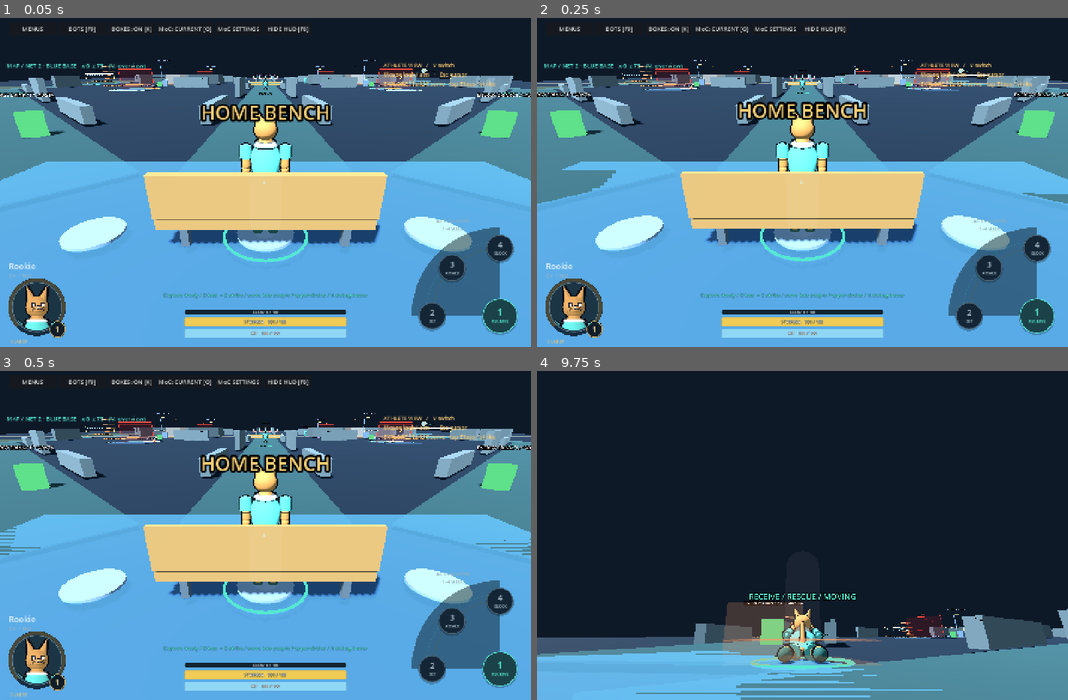
Above: before the commit, frames 1-4 (two rows, left to right).
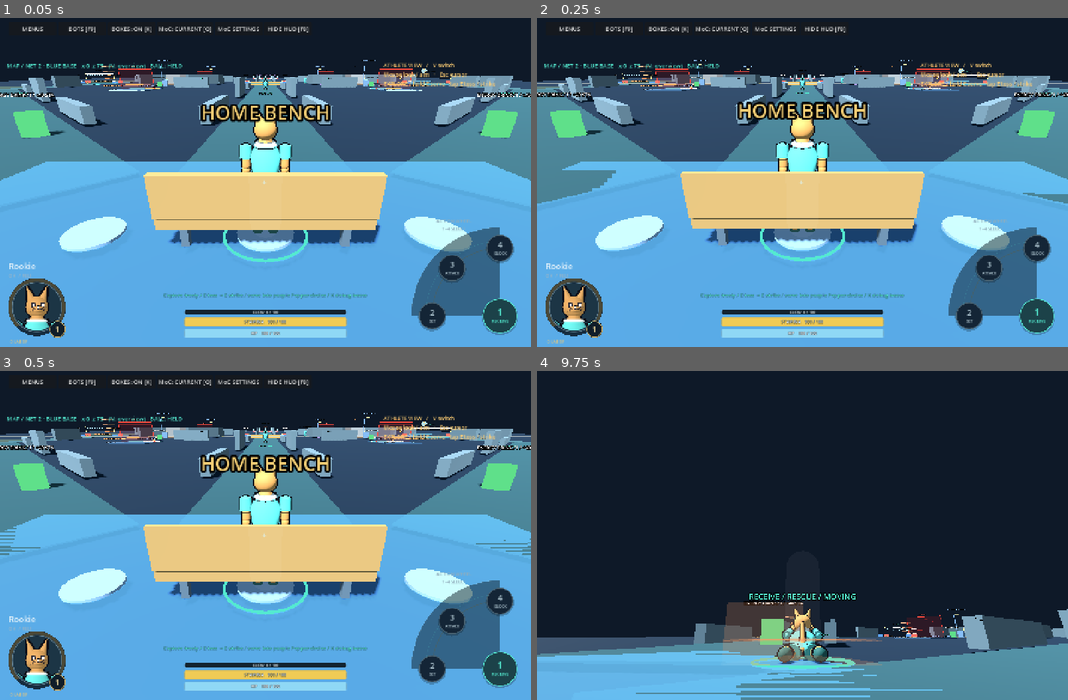
Above: after the commit, the same moments.

Repository: iracarranza/volley-world-battle-lines
Game: Godot game, scene res://map_graybox.tscn
Two runs of this game, one before a commit and one after it. Both use one fixed random seed, a clock stepped at 60 frames per second and the inputs below. This scene is started directly instead of the project's main scene.
Inputs (mouse positions are in pixels of both pictures, inside the frame that each line leads up to):
- Up to frame 1 (0.05 s): no input
- Up to frame 2 (0.25 s): no input
- Up to frame 3 (0.5 s): no input
- Up to frame 4 (9.75 s): click "BOTS [F9]" at 0.5 s; click "DISMISS BOT" at 1.25 s; click "SUMMON NEW BOT" at 2 s; click "SUMMON NEW BOT" at 2.75 s; click "BOXES: ON [K]" at 3.5 s; click "BOXES: OFF [K]" at 4.25 s; click "MoC: CURRENT [O]" at 5 s; click "MoC: TUNED [O]" at 5.75 s; click "MoC: OFF [O]" at 6.5 s; click "MoC: STEERING [O]" at 7.25 s; click "HIDE HUD [F8]" at 8 s; tap Enter at 8.75 s; move the mouse to (829, 532) at 8.77 s; hold W from 8.78 s (still down); tap I at 8.85 s; click (829, 532) at 8.92 s; tap Space at 9.02 s; tap E at 9.05, 9.6 s; move the mouse to (775, 535) at 9.52 s; click (775, 535) at 9.67 s

The runs differ from the first frame. In frame 1, 0.1% of the frame differs, in the area x 15-85%, y 13-20%; in frame 2, 0.1%; in frame 3, 0.1%; in frame 4, less than 0.1%.

Commit message:
Add the map ball economy: held balls, charged Toss, ground balls and net carts
A Toss needs a held ball (one at a time); holding E charges the toss and release tosses. An
unstruck tossed ball lands as a loose ball anyone can take with I for five seconds. Twelve net
carts (two per team per lane Net) hold five balls, refill on a fixed three-minute clock, and
return a ball an opponent wastes. The practice lab keeps endless serves; the map turns the
economy on.

Co-Authored-By: Claude Sonnet 5.5 <noreply@anthropic.com>

Diff:
--- /dev/null
+++ b/scripts/ball_carts.gd
@@ -0,0 +1,144 @@
+extends Node3D
+## Net ball carts: two per team per lane Net, one beside each antenna on that team's side, 12 in all. Each holds up to five balls and is refilled
+## on a fixed clock that ignores whether it was emptied; the hovering ring fills as the next refill approaches. Players take one ball per use
+## (anyone may take from any cart) and cannot put balls back. A team whose carts at a Net are both empty leaves that Net open to be scored on.
+const Layout := preload("res://scripts/map_layout.gd")
+const CAPACITY := 5
+const REFILL_SECONDS := 180.0
+const REACH := 2.2
+const SIDE_OFFSET := 1.1 # metres outside the antenna
+const ENDS_Z := 1.6      # metres from the Net line, on the team's own side
+var lab: Node3D
+var carts: Array[Dictionary] = []
+var clock := 0.0
+var _redraw := 0.0
+
+func setup(host: Node3D) -> void:
+	lab = host
+	for lane in Layout.lane_ids():
+		var net: Dictionary = Layout.net_by_id(lane)
+		for team in ["blue", "red"]:
+			var z := ENDS_Z if team == "blue" else -ENDS_Z
+			for side in [-1.0, 1.0]:
+				var x: float = float(net.position.x) + side * (float(net.width) * 0.5 + SIDE_OFFSET)
+				_add(lane, team, Vector3(x, 0.0, z))
+	tick(0.0)
+
+func _add(lane: String, team: String, at: Vector3) -> void:
+	var root := Node3D.new()
+	root.position = at
+	add_child(root)
+	var colour := Color("5fa8ff") if team == "blue" else Color("ff7a6e")
+	var body := MeshInstance3D.new()
+	var box := BoxMesh.new()
+	box.size = Vector3(1.2, 0.5, 0.8)
+	body.mesh = box
+	body.position.y = 0.45
+	body.material_override = lab.world_builder.material(colour, true)
+	root.add_child(body)
+	var balls_root := Node3D.new()
+	root.add_child(balls_root)
+	for slot in range(CAPACITY):
+		var ball := MeshInstance3D.new()
+		var sphere := SphereMesh.new()
+		sphere.radius = 0.12
+		sphere.height = 0.24
+		ball.mesh = sphere
+		ball.position = Vector3(-0.42 + 0.21 * slot, 0.84, 0.0)
+		ball.material_override = lab.world_builder.material(Color("f5f0dc"), true)
+		balls_root.add_child(ball)
+	var ring := MeshInstance3D.new()
+	ring.mesh = ImmediateMesh.new()
+	ring.position.y = 1.7
+	ring.material_override = lab.world_builder.material(colour, true)
+	root.add_child(ring)
+	var label := Label3D.new()
+	label.position.y = 2.2
+	label.billboard = BaseMaterial3D.BILLBOARD_ENABLED
+	label.font_size = 24
+	label.pixel_size = 0.008
+	root.add_child(label)
+	carts.append({"root": root, "lane": lane, "team": team, "balls": CAPACITY, "ball_nodes": balls_root, "ring": ring, "label": label})
+
+func tick(dt: float) -> void:
+	clock += dt
+	if clock >= REFILL_SECONDS:
+		clock = fmod(clock, REFILL_SECONDS)
+		for cart in carts:
+			cart.balls = CAPACITY # refilled even when some balls remain: the clock ignores emptying
+	_redraw -= dt
+	if _redraw <= 0.0:
+		_redraw = 0.2
+		_refresh_visuals()
+
+func fill_fraction() -> float:
+	return clampf(clock / REFILL_SECONDS, 0.0, 1.0)
+
+func _refresh_visuals() -> void:
+	var fraction := fill_fraction()
+	for cart in carts:
+		var nodes: Node3D = cart.ball_nodes
+		for slot in range(nodes.get_child_count()):
+			nodes.get_child(slot).visible = slot < int(cart.balls)
+		var label: Label3D = cart.label
+		var text := "BALLS %d/%d  /  I" % [int(cart.balls), CAPACITY] if int(cart.balls) > 0 else "EMPTY"
+		if label.text != text:
+			label.text = text
+		_draw_ring(cart.ring.mesh, fraction)
+
+# A filling ring: an arc from the top, clockwise, covering `fraction` of the circle.
+func _draw_ring(mesh: ImmediateMesh, fraction: float) -> void:
+	mesh.clear_surfaces()
+	var steps := maxi(2, int(ceil(48.0 * fraction)))
+	if fraction <= 0.0:
+		return
+	mesh.surface_begin(Mesh.PRIMITIVE_TRIANGLE_STRIP)
+	for step in range(steps + 1):
+		var angle := TAU * fraction * float(step) / float(steps)
+		var direction := Vector3(sin(angle), 0.0, -cos(angle))
+		mesh.surface_add_vertex(direction * 0.34)
+		mesh.surface_add_vertex(direction * 0.46)
+	mesh.surface_end()
+
+# The nearest cart with a ball within reach of `point`, or -1.
+func nearest_with_ball(point: Vector3) -> int:
+	var best := -1
+	var best_distance := REACH
+	for index in range(carts.size()):
+		if int(carts[index].balls) <= 0:
+			continue
+		var distance: float = Vector2(point.x - carts[index].root.global_position.x, point.z - carts[index].root.global_position.z).length()
+		if distance <= best_distance:
+			best = index
+			best_distance = distance
+	return best
+
+# One ball per use. The cart is remembered on the inventory, so a ball an opponent wastes can return to it.
+func take_nearby(point: Vector3) -> bool:
+	var index := nearest_with_ball(point)
+	if index < 0:
+		return false
+	carts[index].balls = int(carts[index].balls) - 1
+	lab.inventory.origin_cart = index
+	_refresh_visuals()
+	return true
+
+func give_back(index: int) -> void:
+	if index >= 0 and index < carts.size():
+		carts[index].balls = mini(CAPACITY, int(carts[index].balls) + 1)
+		_refresh_visuals()
+
+func team_empty(lane: String, team: String) -> bool:
+	var found := false
+	for cart in carts:
+		if cart.lane == lane and cart.team == team:
+			found = true
+			if int(cart.balls) > 0:
+				return false
+	return found
+
+func total_balls() -> int:
+	var total := 0
+	for cart in carts:
+		total += int(cart.balls)
+	return total
--- /dev/null
+++ b/scripts/ball_inventory.gd
@@ -0,0 +1,43 @@
+extends RefCounted
+## What the player holds. With `enabled` off (the practice lab) nothing changes: the player has endless serves. With it on (the map economy) a
+## Toss needs a held ball, a ball is held one at a time, and an unstruck tossed ball that lands can be picked up by anyone for a few seconds.
+const PICKUP_RADIUS := 1.6
+const DESPAWN_SECONDS := 5.0
+var enabled := false
+var held := false
+# The cart (index) the held ball came from, or -1; used to return a ball an opponent wastes to its cart.
+var origin_cart := -1
+# Set when a Toss starts, read when the unstruck ball lands: the cart it came from and whether the tosser is on the opposing team of that cart.
+var pending_origin := -1
+var pending_opposing := false
+
+func give() -> void:
+	held = true
+
+# The ball leaves the hand (a Toss starts, a pass is thrown). Returns whether there was one.
+func consume() -> bool:
+	if not held:
+		return false
+	held = false
+	return true
+
+# Which cart the ball that just left the hand came from (once): remembered with the loose ball so it can go back.
+func release_origin() -> int:
+	var origin := origin_cart
+	origin_cart = -1
+	return origin
+
+# Interact (I) with empty hands picks up a loose ball or takes one from a cart. Returns true when the key press was used.
+func try_pickup(lab: Node3D) -> bool:
+	if not enabled or held:
+		return false
+	if lab.ground_balls.take_near(lab.player.global_position, PICKUP_RADIUS):
+		held = true
+		origin_cart = lab.ground_balls.last_origin
+		lab._message("BALL / picked up / E to charge a toss, release to toss, E again to serve")
+		return true
+	if is_instance_valid(lab.ball_carts) and lab.ball_carts.take_nearby(lab.player.global_position):
+		held = true
+		lab._message("BALL / taken from a cart / E to charge a toss, release to toss, E again to serve")
+		return true
+	return false
--- a/scripts/contact_lab.gd
+++ b/scripts/contact_lab.gd
@@ -90,6 +90,12 @@
 var last_trajectory_preview: Dictionary = {}
 var block_state := preload("res://scripts/block_state.gd").new()
 var ground_balls := preload("res://scripts/ground_ball.gd").new()
+var inventory := preload("res://scripts/ball_inventory.gd").new()
+var ball_carts: Node3D # the map's net carts (null in the practice lab)
+
+# The player's team by court side: Blue plays the z > 0 half of the map.
+func player_team() -> String:
+	return "blue" if player.position.z >= 0.0 else "red"
 var _preview_mesh := ImmediateMesh.new()
 var preview: MeshInstance3D
 var approach_footprints: Array[MeshInstance3D] = []
@@ -569,6 +575,8 @@
 				_message("Feed follows player again")
 			KEY_G: training_bots.spawn_at_player()
 			KEY_I:
+				if inventory.try_pickup(self):
+					return
 				if interact_nearby_bot():
 					return
 				if pepper.active() or serve.tossing():
--- a/scripts/ground_ball.gd
+++ b/scripts/ground_ball.gd
@@ -3,6 +3,7 @@
 const RADIUS := 0.105
 const MAX_BALLS := 3
 var balls: Array[Dictionary] = []
+var last_origin := -1 # the cart the most recently taken ball came from
 
 func clear() -> void:
 	for entry in balls:
@@ -29,7 +30,9 @@
 	lab.add_child(shade)
 	shade.global_position = point+Vector3.UP*0.025
 	var velocity := Vector3(incoming.x*0.78,absf(incoming.y)*0.42,incoming.z*0.78)
-	balls.append({"mesh":mesh,"shadow":shade,"velocity":velocity,"floor":point.y,"age":0.0})
+	# With the ball economy on, an unstruck tossed ball (no shot recorded) can be picked up by anyone until it despawns.
+	var pickable: bool = lab.inventory.enabled and shot.is_empty()
+	balls.append({"mesh":mesh,"shadow":shade,"velocity":velocity,"floor":point.y,"age":0.0,"pickable":pickable,"origin":lab.inventory.pending_origin if pickable else -1,"opposing":lab.inventory.pending_opposing if pickable else false})
 	lab.moc.clear()
 	lab.moc.begin({"id":"ground:%d"%Time.get_ticks_usec(),"actor":"ground","action":5,"physical_hit":true,"point":mesh.global_position,"incoming_velocity":incoming,"outgoing_velocity":velocity,"incoming_shot":shot})
 	lab.ball.visible = lab.ball_active
@@ -65,7 +68,39 @@
 		if axis.length_squared() > 0.00001: mesh.rotate(axis.normalized(),axis.length()*step/RADIUS)
 		entry.shadow.global_position = Vector3(mesh.global_position.x,float(entry.floor)+0.025,mesh.global_position.z)
 		entry.velocity = velocity
-		if entry.age > 7:
+		if entry.age > (lab.inventory.DESPAWN_SECONDS if entry.get("pickable", false) else 7.0):
+			# A ball an opposing player tossed from a team's cart and let go to waste returns to that cart instead of being lost.
+			if entry.get("pickable", false) and bool(entry.get("opposing", false)) and int(entry.get("origin", -1)) >= 0 and is_instance_valid(lab.ball_carts):
+				lab.ball_carts.give_back(int(entry.origin))
 			mesh.queue_free()
 			entry.shadow.queue_free()
 			balls.remove_at(index)
+
+# Removes and returns true for the nearest pickable ball within `radius` of `point` (horizontal distance).
+func take_near(point: Vector3, radius: float) -> bool:
+	var best := -1
+	var best_distance := radius
+	for index in range(balls.size()):
+		var entry: Dictionary = balls[index]
+		if not entry.get("pickable", false):
+			continue
+		var at: Vector3 = entry.mesh.global_position
+		var distance := Vector2(at.x - point.x, at.z - point.z).length()
+		if distance <= best_distance:
+			best = index
+			best_distance = distance
+	if best < 0:
+		return false
+	var taken: Dictionary = balls[best]
+	last_origin = int(taken.get("origin", -1))
+	taken.mesh.queue_free()
+	taken.shadow.queue_free()
+	balls.remove_at(best)
+	return true
+
+func pickable_count() -> int:
+	var count := 0
+	for entry in balls:
+		if entry.get("pickable", false):
+			count += 1
+	return count
--- a/scripts/interactive_serve.gd
+++ b/scripts/interactive_serve.gd
@@ -1,6 +1,6 @@
 extends Node3D
 
-enum State { IDLE, TOSS, SWING, FLIGHT, CHANNEL }
+enum State { IDLE, TOSS, SWING, FLIGHT, CHANNEL, TOSS_CHARGE }
 const HOLD_THRESHOLD := 0.18
 const CHANNEL_SECONDS := 1.0
 var input_held := false
@@ -15,6 +15,11 @@
 var main_court := false
 var hand_volume: MeshInstance3D
 const HAND_RADIUS := 0.28
+# With the ball economy on: holding E charges the toss for this long; release tosses between the two speeds.
+const TOSS_CHARGE_SECONDS := 1.0
+const TOSS_SPEED_MIN := 5.2
+const TOSS_SPEED_MAX := 8.6
+var toss_charge := 0.0
 const SWING_DURATION := 0.24
 
 func setup(owner_lab: Node3D) -> void:
@@ -34,12 +39,23 @@
 	hand_volume.hide()
 
 func input_press() -> void:
+	if lab.inventory.enabled and state in [State.IDLE, State.FLIGHT] and not lab.ball_active:
+		_start_toss_charge()
+		return
 	var starting: bool = state in [State.IDLE, State.FLIGHT] and not lab.ball_active
 	press()
 	input_held = starting and state == State.TOSS
 	held_time = 0.0
 
 func release() -> void:
+	if state == State.TOSS_CHARGE:
+		input_held = false
+		var charge := clampf(toss_charge / TOSS_CHARGE_SECONDS, 0.0, 1.0)
+		toss_charge = 0.0
+		state = State.IDLE
+		if lab.inventory.consume():
+			_begin_toss(lerpf(TOSS_SPEED_MIN, TOSS_SPEED_MAX, charge))
+		return
 	input_held = false
 	if state == State.CHANNEL:
 		clear()
@@ -48,6 +64,29 @@
 
 func channeling() -> bool:
 	return state == State.CHANNEL
+
+# A toss can begin: the same conditions press() uses, without starting anything.
+func _can_begin() -> bool:
+	if lab.athlete.exhausted or lab.is_benched():
+		lab._message("Cannot serve while Exhausted or Benched")
+		return false
+	if lab.paused or lab.station.running() or lab.drills.running() or lab.pepper.active():
+		return false
+	if lab.ball_active or lab.motion.jumped or lab.motion.jump_charge >= 0:
+		return false
+	return true
+
+# Ball economy: E starts charging the toss, but only with a ball in hand.
+func _start_toss_charge() -> void:
+	if not _can_begin():
+		return
+	if not lab.inventory.held:
+		lab._message("No ball / pick one up (I) at a cart or from the ground")
+		return
+	state = State.TOSS_CHARGE
+	toss_charge = 0.0
+	input_held = true
+	lab._message("TOSS / hold E to charge / release to toss")
 
 func press() -> void:
 	if lab.athlete.exhausted or lab.is_benched():
@@ -64,8 +103,22 @@
 		return
 	if lab.ball_active or lab.motion.jumped or lab.motion.jump_charge >= 0:
 		return
+	if lab.inventory.enabled:
+		# Without a charge step (a direct press) the economy still needs the ball and tosses at the base speed.
+		if not lab.inventory.consume():
+			lab._message("No ball / pick one up (I) at a cart or from the ground")
+			return
+	_begin_toss(TOSS_SPEED_MIN)
+
+func _begin_toss(up_speed: float) -> void:
+	if lab.inventory.enabled:
+		lab.inventory.pending_origin = lab.inventory.release_origin()
+		lab.inventory.pending_opposing = lab.inventory.pending_origin >= 0 and is_instance_valid(lab.ball_carts) and lab.ball_carts.carts[lab.inventory.pending_origin].team != lab.player_team()
 	lab.prepare_serve_context()
 	if not lab.training_bots.ready_to_serve():
+		if lab.inventory.enabled:
+			lab.inventory.give() # the toss did not start: the ball stays in hand
+			lab.inventory.origin_cart = lab.inventory.pending_origin
 		lab._message("Wait for bots to clear the net")
 		return
 	lab.refresh_bot_rally()
@@ -90,7 +143,7 @@
 	var shoulder: Vector3 = lab.arms[0 if sign < 0 else 1].position * (float(lab.athlete.build.height) / lab.visual_rig_height)
 	var local := Vector3(shoulder.x, float(lab.athlete.build.height) * 0.68, -0.55)
 	lab.ball.position = lab.player.position + local.rotated(Vector3.UP, lab.camera_rig.facing_yaw)
-	lab.ball_velocity = Vector3.UP * 5.2 + Vector3.FORWARD.rotated(Vector3.UP, lab.camera_rig.facing_yaw) * 0.18
+	lab.ball_velocity = Vector3.UP * up_speed + Vector3.FORWARD.rotated(Vector3.UP, lab.camera_rig.facing_yaw) * 0.18
 	lab.ball_active = true
 	lab.outgoing = false
 	lab._message("TOSS / E again to strike / early rising contact lofts higher; late contact drives flatter")
@@ -112,6 +165,16 @@
 	lab.arms[1 - dominant].rotation.x = 1.15 if state == State.TOSS else 0.5
 
 func tick(dt: float, previous_ball: Vector3) -> void:
+	if state == State.TOSS_CHARGE:
+		if lab.athlete.exhausted or lab.is_benched() or lab.paused:
+			state = State.IDLE
+			input_held = false
+			toss_charge = 0.0
+			lab._message("Toss cancelled")
+		else:
+			toss_charge = minf(toss_charge + dt, TOSS_CHARGE_SECONDS)
+			lab._message("TOSS / %d%% / release to toss" % roundi(toss_charge / TOSS_CHARGE_SECONDS * 100.0))
+		return
 	if tossing() and (lab.athlete.exhausted or lab.is_benched()):
 		clear()
 		lab.ball_active = false
--- a/scripts/map_lab.gd
+++ b/scripts/map_lab.gd
@@ -66,6 +66,12 @@
 	activities = preload("res://scripts/map_activities.gd").new()
 	add_child(activities)
 	activities.setup(self)
+	# The map ball economy: Net carts hold the balls, and a Toss needs one in hand (the practice lab keeps endless serves).
+	ball_carts = preload("res://scripts/ball_carts.gd").new()
+	add_child(ball_carts)
+	ball_carts.setup(self)
+	inventory.enabled = true
+	inventory.give() # a starting ball until base carts exist
 
 func _build_ui() -> void:
 	super._build_ui()
@@ -85,6 +91,9 @@
 		zone_label.text = "MAP / NET %d · %s   x %.0f  z %.0f%s" % [current_net+1,Layout.zone_at(p), p.x, p.z, "   (N: back to the athlete)" if overview else "   (N: overview)"]
 		var drink: int = activities.nearby_drink() if is_instance_valid(activities) else -1
 		if drink >= 0: zone_label.text += "   [I] ENERGY DRINK"
+		if is_instance_valid(ball_carts) and not inventory.held and ball_carts.nearest_with_ball(p) >= 0: zone_label.text += "   [I] TAKE A BALL"
+		elif inventory.enabled and not inventory.held and ground_balls.pickable_count() > 0: zone_label.text += "   [I] PICK UP BALL"
+		if inventory.enabled: zone_label.text += "   BALL: %s" % ("HELD" if inventory.held else "none")
 		var nearby := nearby_bot()
 		if nearby >= 0:
 			zone_label.text += "   [I] BOT #%d SETTINGS" % (nearby+1)
@@ -93,6 +102,8 @@
 	if is_instance_valid(activities) and not paused:
 		activities.select_nearby()
 		activities.tick(dt)
+	if is_instance_valid(ball_carts) and not paused:
+		ball_carts.tick(dt)
 	if not ball_active and not station.running() and not drills.running():
 		select_net(nearest_primary_net())
 	super._physics_process(dt)
--- /dev/null
+++ b/tests/ball_inventory_test.gd
@@ -0,0 +1,119 @@
+extends SceneTree
+# Ball economy slice 1: a held ball gates the Toss, holding E charges it, an unstruck tossed ball lands as a pickable ground ball that anyone
+# can take for five seconds. With the economy off the lab behaves as before.
+var checks := 0
+var failures := 0
+func check(c: bool, m: String) -> void:
+	checks += 1
+	if not c:
+		failures += 1
+		push_error(m)
+func _initialize() -> void:
+	call_deferred("run")
+func fresh_lab():
+	var lab = load("res://main.tscn").instantiate()
+	root.add_child(lab)
+	lab.set_process(false)
+	lab.set_physics_process(false)
+	lab.moc.enabled = false
+	lab.auto_feed = false
+	return lab
+func run() -> void:
+	var lab = fresh_lab()
+	await physics_frame
+	# Economy off: a tap tosses as always, with no ball needed
+	lab.serve.input_press()
+	check(lab.ball_active and lab.serve.state == lab.serve.State.TOSS, "Economy off: E tosses without a ball")
+	lab.serve.clear()
+	lab.ball_active = false
+	lab.serve.release()
+	# Economy on
+	lab.inventory.enabled = true
+	lab.serve.input_press()
+	check(not lab.ball_active and lab.serve.state == lab.serve.State.IDLE, "Economy on: no ball, no toss")
+	lab.inventory.give()
+	lab.serve.input_press()
+	check(lab.serve.state == lab.serve.State.TOSS_CHARGE and lab.inventory.held and not lab.ball_active, "With a ball, E starts charging the toss and keeps the ball in hand")
+	lab.serve.tick(0.2, lab.ball.position)
+	lab.serve.release()
+	var low_speed: float = lab.ball_velocity.y
+	check(lab.serve.state == lab.serve.State.TOSS and lab.ball_active and not lab.inventory.held, "Release tosses and the ball leaves the hand")
+	check(low_speed > 5.2 and low_speed < 8.6, "A short charge tosses between the base and maximum speed (%.2f)" % low_speed)
+	lab.serve.clear()
+	lab.ball_active = false
+	lab.inventory.give()
+	lab.serve.input_press()
+	for i in range(20):
+		lab.serve.tick(0.1, lab.ball.position)
+	lab.serve.release()
+	check(is_equal_approx(lab.ball_velocity.y, lab.serve.TOSS_SPEED_MAX), "A full charge tosses at the maximum speed (%.2f)" % lab.ball_velocity.y)
+	check(lab.ball_velocity.y > low_speed, "A longer charge tosses higher")
+	# An unstruck toss lands as a pickable ground ball
+	var frames := 0
+	while lab.ball_active and frames < 2000:
+		lab._tick_ball(1.0 / 120.0)
+		frames += 1
+	check(not lab.ball_active and lab.ground_balls.pickable_count() == 1, "The unstruck toss lands as one pickable ground ball (%d)" % lab.ground_balls.pickable_count())
+	# Pickup
+	var ball_at: Vector3 = lab.ground_balls.balls[0].mesh.global_position
+	lab.player.global_position = ball_at + Vector3(6, 0, 0)
+	check(not lab.inventory.try_pickup(lab) and not lab.inventory.held, "Too far to pick up")
+	lab.player.global_position = ball_at + Vector3(0.8, 0, 0)
+	check(lab.inventory.try_pickup(lab) and lab.inventory.held and lab.ground_balls.pickable_count() == 0, "I near it picks it up")
+	check(not lab.inventory.try_pickup(lab), "Hands full: no second ball")
+	# Despawn
+	lab.inventory.consume()
+	lab.ground_balls.land(lab, ball_at, Vector3.DOWN * 2.0, {})
+	check(lab.ground_balls.pickable_count() == 1, "Another loose ball")
+	for i in range(100):
+		lab.ground_balls.tick(lab, 0.06)
+	check(lab.ground_balls.pickable_count() == 0 and lab.ground_balls.balls.is_empty(), "An unpicked ball despawns after five seconds")
+	# A struck rally ball is not pickable
+	lab.ground_balls.land(lab, ball_at, Vector3.DOWN * 2.0, {"kind": "serve"})
+	check(lab.ground_balls.pickable_count() == 0, "A ball that was part of a Serve or Rally is not pickable")
+	# Carts (map lab)
+	var map_lab = load("res://map_graybox.tscn").instantiate()
+	root.add_child(map_lab)
+	map_lab.set_process(false)
+	map_lab.set_physics_process(false)
+	await physics_frame
+	var carts = map_lab.ball_carts
+	check(carts != null and carts.carts.size() == 12 and carts.total_balls() == 60, "Twelve net carts of five balls")
+	var lanes := {}
+	for cart in carts.carts:
+		var key: String = "%s:%s" % [cart.lane, cart.team]
+		lanes[key] = int(lanes.get(key, 0)) + 1
+	check(lanes.size() == 6 and lanes.values().all(func(n): return n == 2), "Two carts per team per lane")
+	check(map_lab.inventory.enabled and map_lab.inventory.held, "Map: economy on, starting with one ball")
+	map_lab.inventory.consume()
+	var target: Vector3 = carts.carts[0].root.global_position
+	map_lab.player.global_position = target + Vector3(0.9, 0, 0)
+	check(map_lab.inventory.try_pickup(map_lab) and map_lab.inventory.held and int(carts.carts[0].balls) == 4, "I at a cart takes one ball")
+	check(not map_lab.inventory.try_pickup(map_lab), "One ball at a time")
+	map_lab.inventory.consume()
+	for i in range(4):
+		carts.take_nearby(target)
+	check(int(carts.carts[0].balls) == 0 and not carts.take_nearby(target), "An empty cart gives nothing")
+	check(not carts.team_empty(carts.carts[0].lane, carts.carts[0].team), "Its twin still holds balls: the Net is not open")
+	carts.carts[1].balls = 0
+	var twin_empty: bool = carts.team_empty(carts.carts[0].lane, carts.carts[0].team)
+	check(twin_empty or carts.carts[1].lane != carts.carts[0].lane or carts.carts[1].team != carts.carts[0].team, "A team with both carts empty at a Net leaves it open")
+	# Refill ignores emptying and fills even a part-full cart
+	carts.carts[2].balls = 3
+	carts.tick(carts.REFILL_SECONDS)
+	check(int(carts.carts[0].balls) == 5 and int(carts.carts[2].balls) == 5 and carts.fill_fraction() < 0.01, "The refill clock restores every cart, empty or not")
+	# A wasted opposing ball returns to its cart
+	var index := 0
+	carts.carts[index].balls = 3
+	map_lab.inventory.origin_cart = index
+	map_lab.inventory.held = true
+	var tosser_team: String = map_lab.player_team()
+	check(carts.carts[index].team != tosser_team or true, "setup")
+	map_lab.inventory.pending_origin = index
+	map_lab.inventory.pending_opposing = true
+	map_lab.ground_balls.land(map_lab, map_lab.player.global_position, Vector3.DOWN * 2.0, {})
+	for i in range(100):
+		map_lab.ground_balls.tick(map_lab, 0.06)
+	check(int(carts.carts[index].balls) == 4, "A wasted ball an opponent took returns to its cart (%d)" % int(carts.carts[index].balls))
+	print("ball_inventory: %d checks, %d failures" % [checks, failures])
+	quit(1 if failures > 0 else 0)
--- a/tests/map_bot_rally_test.gd
+++ b/tests/map_bot_rally_test.gd
@@ -4,6 +4,7 @@
 func run() -> void:
 	var lab = load("res://map_graybox.tscn").instantiate()
 	root.add_child(lab)
+	lab.inventory.enabled = false # these suites exercise the practice-lab serve flow (hold E, endless balls); the map economy has its own suite
 	lab.set_process(false)
 	lab.set_physics_process(false)
 	lab.moc.enabled = false
--- a/tests/map_court_play_test.gd
+++ b/tests/map_court_play_test.gd
@@ -4,6 +4,7 @@
 func run() -> void:
 	var lab = load("res://map_graybox.tscn").instantiate()
 	root.add_child(lab)
+	lab.inventory.enabled = false # these suites exercise the practice-lab serve flow (hold E, endless balls); the map economy has its own suite
 	lab.set_process(false)
 	lab.set_physics_process(false)
 	lab.auto_feed = false
